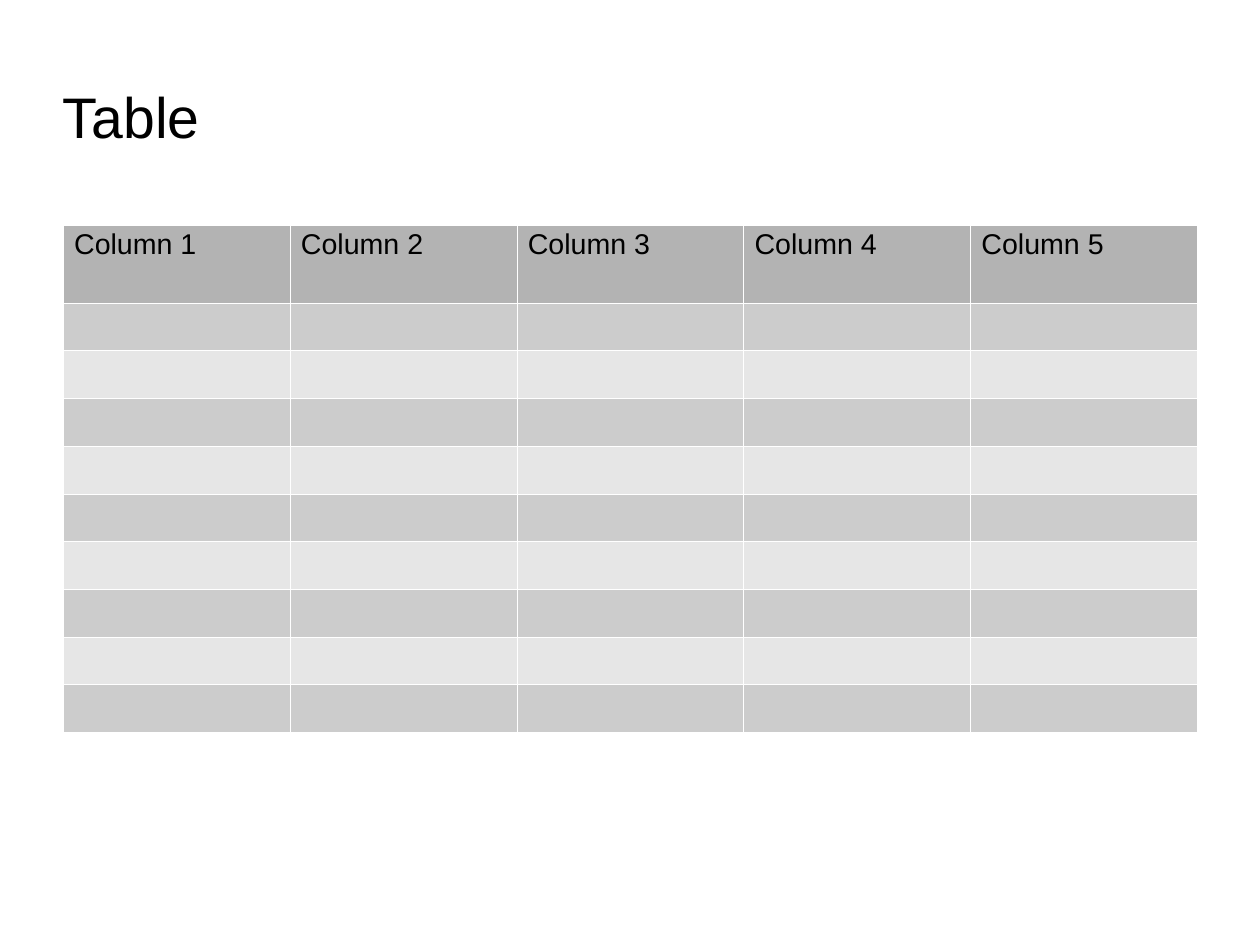
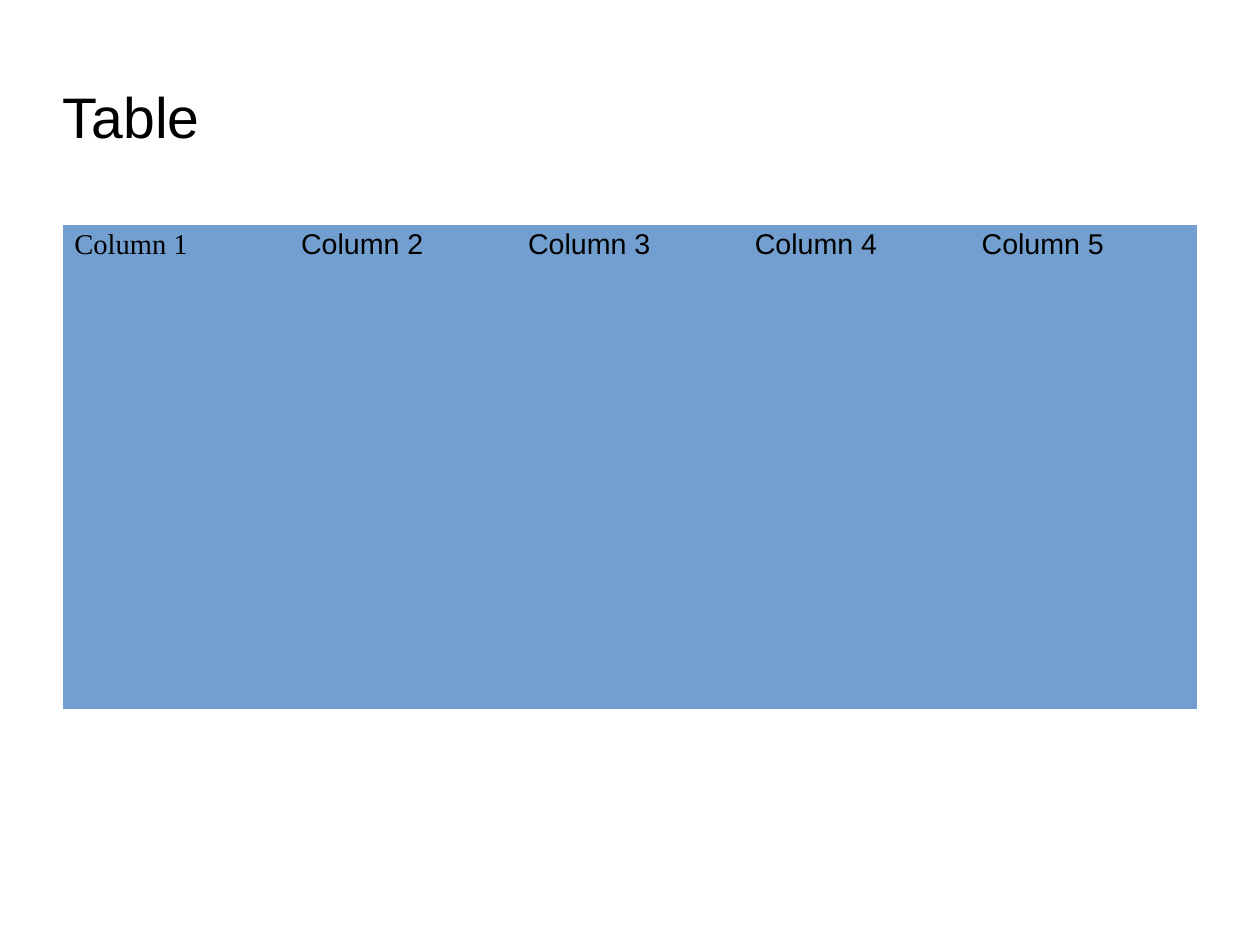
Before and after one commit to larsmhaugland/file-converter, a slide deck: slide 3 of input/file_example_ODP_500kB.odp. Drawn at 1260x945 pixels with LibreOffice and Linux fonts; fonts in the diff are those of the drawing; background and template pictures are left out. Boxes give left, top, right and bottom in pixels: in the first picture for what was removed or moved away, otherwise in the second. Text is boxed around its words. In the diff, an @@ line names an element or a change of style, - is before the commit and + after.

```diff
--- a/input/file_example_ODP_500kB.odp
+++ b/input/file_example_ODP_500kB.odp
@@ table at <box>63,225,1196,710</box> @@
@@ fill #B3B3B3 to #729FCF in row 1 @@
@@ fill #CCCCCC to #729FCF in 25 cells @@
@@ fill #E6E6E6 to #729FCF in 20 cells @@
@@ font Arial to Times New Roman in "Column 1" @@
@@ borders changed @@
```
Also in this commit, not shown: 1 slide added, 1 slide removed, 8 other files.
